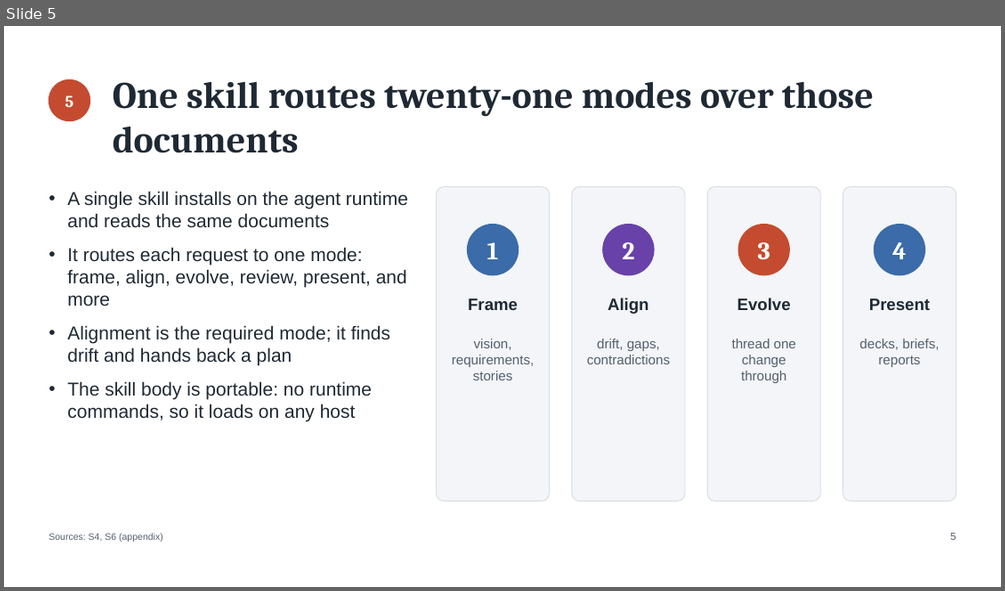
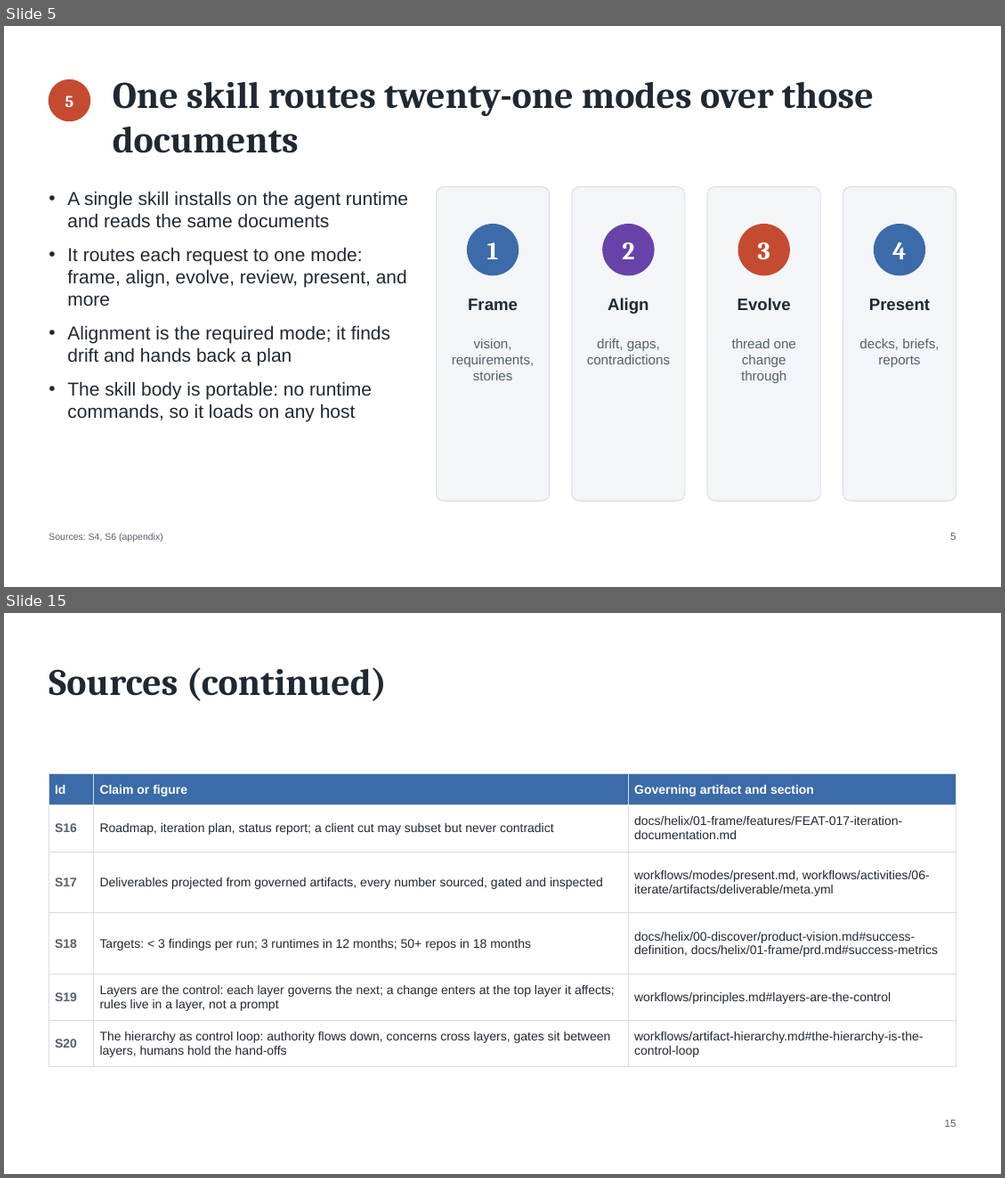
Before and after one commit to DocumentDrivenDX/helix, a slide deck: docs/helix/06-iterate/deliverables/assets/DEL-001-helix-evaluation-deck.pptx. Shown one above the other, each under a label of ours: slide 5 before the commit, slides 5 and 15 after it; the slides between them are not shown. The pictures are 1005x591 and 1005x1178 pixels, drawn with LibreOffice and Linux fonts; fonts in the diff are those of the drawing. Boxes give left, top, right and bottom in pixels: in the first picture for what was removed or moved away, otherwise in the second. Text is boxed around its words. In the diff, an @@ line names an element or a change of style, - is before the commit and + after.

```diff
--- a/docs/helix/06-iterate/deliverables/assets/DEL-001-helix-evaluation-deck.pptx
+++ b/docs/helix/06-iterate/deliverables/assets/DEL-001-helix-evaluation-deck.pptx
@@ slide 15 added at (x1=4, y1=613, x2=1001, y2=1174), background #FFFFFF @@
@@ text added at (x1=48, y1=667, x2=387, y2=701), 36 pt, text #1F2933, bold @@
+Sources (continued)
@@ table added at (x1=48, y1=774, x2=956, y2=1061), 6 rows, 3 columns @@
+Id | Claim or figure | Governing artifact and section
+S16 | Roadmap, iteration plan, status report; a client cut may subset but never contradict | docs/helix/01-frame/features/FEAT-017-iteration-documentation.md
+S17 | Deliverables projected from governed artifacts, every number sourced, gated and inspected | workflows/modes/present.md, workflows/activities/06-iterate/artifacts/deliverable/meta.yml
+S18 | Targets: < 3 findings per run; 3 runtimes in 12 months; 50+ repos in 18 months | docs/helix/00-discover/product-vision.md#success-definition, docs/helix/01-frame/prd.md#success-metrics
+S19 | Layers are the control: each layer governs the next; a change enters at the top layer it affects; rules live in a layer, not a prompt | workflows/principles.md#layers-are-the-control
+S20 | The hierarchy as control loop: authority flows down, concerns cross layers, gates sit between layers, humans hold the hand-offs | workflows/artifact-hierarchy.md#the-hierarchy-is-the-control-loop
@@ text added at (x1=945, y1=1119, x2=956, y2=1127), 10 pt, text #55606D @@
+15
```
Also in this commit, not shown: 8 slides changed, 5 other slides added, 4 slides removed, 15 other files.
